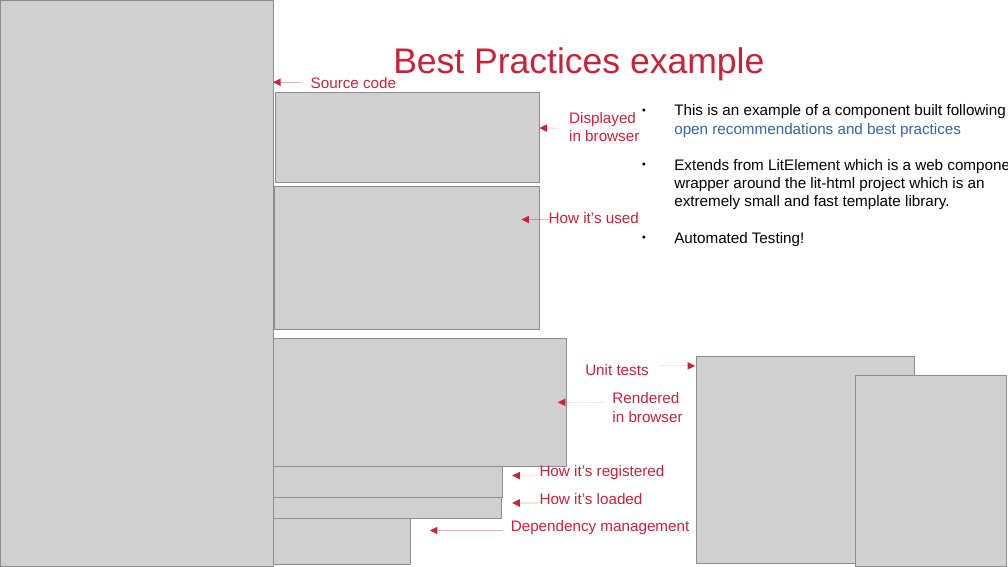
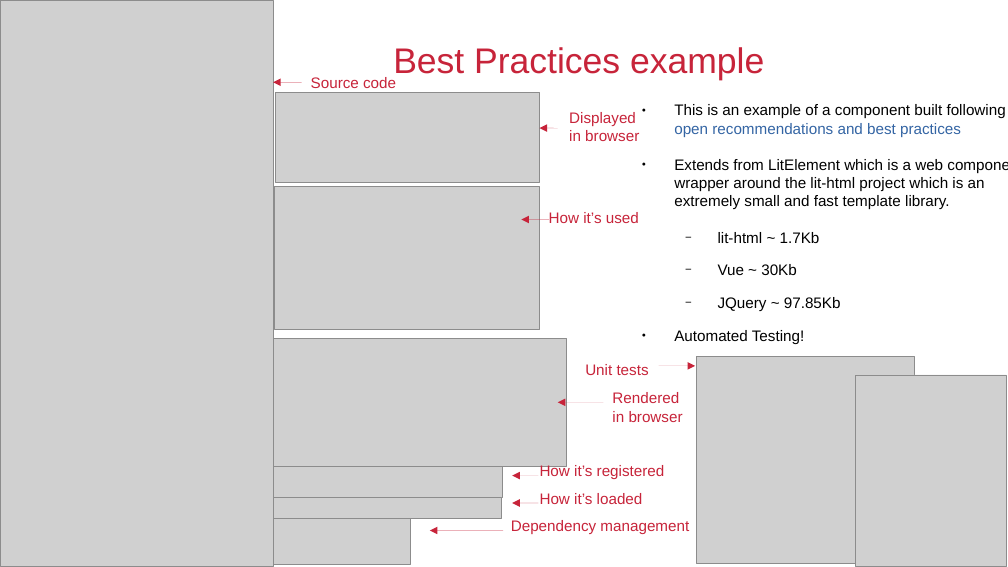
Before and after one commit to QuiWorks/wc-presentation, a slide deck: slide 6 of wc-pp-presentation.odp. Drawn at 1008x567 pixels with LibreOffice and Linux fonts; fonts in the diff are those of the drawing; grey boxes stand for pictures; background and template pictures are left out. Boxes give left, top, right and bottom in pixels: in the first picture for what was removed or moved away, otherwise in the second. Text is boxed around its words. In the diff, an @@ line names an element or a change of style, - is before the commit and + after.

```diff
--- a/wc-pp-presentation.odp
+++ b/wc-pp-presentation.odp
@@ text at (x1=718, y1=232, x2=841, y2=311): paragraphs added @@
+  − lit-html ~ 1.7Kb
+  − Vue ~ 30Kb
+  − JQuery ~ 97.85Kb
```
Also in this commit, not shown: 4 other slides changed, 3 slides removed, 1 other file.
